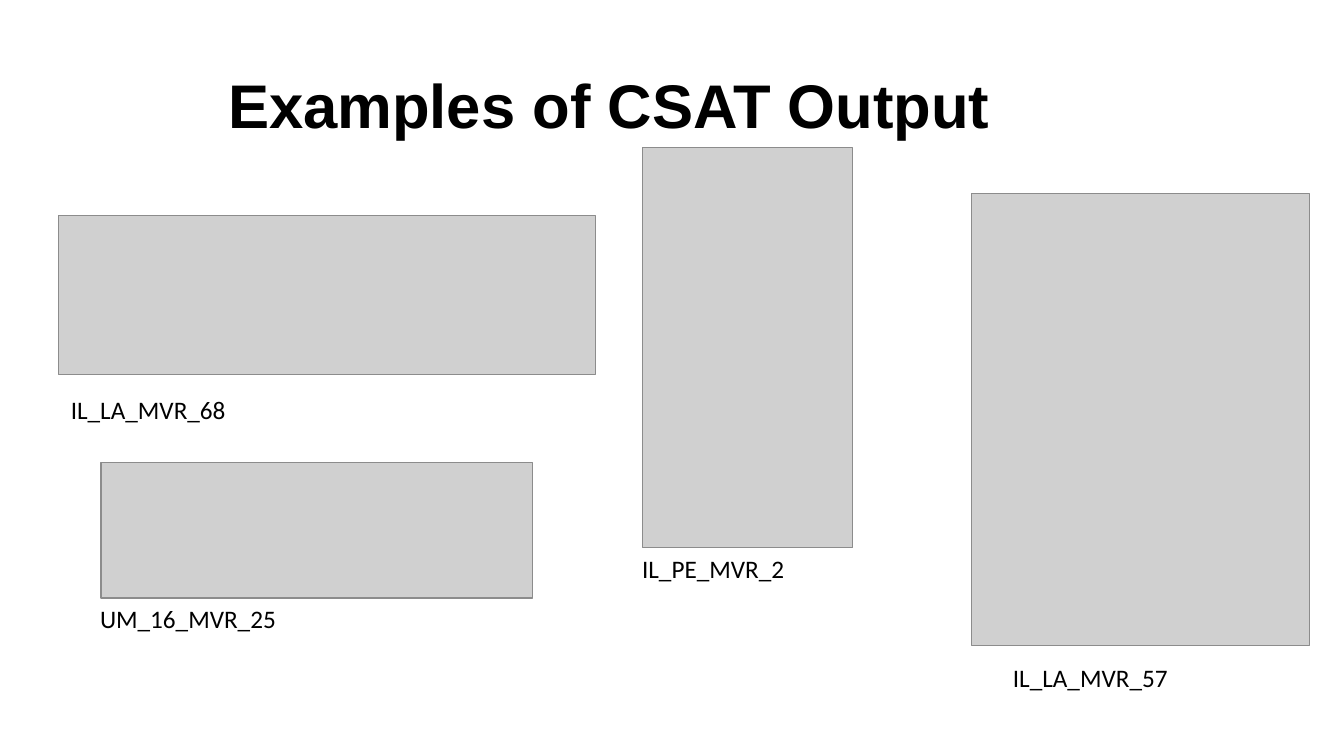
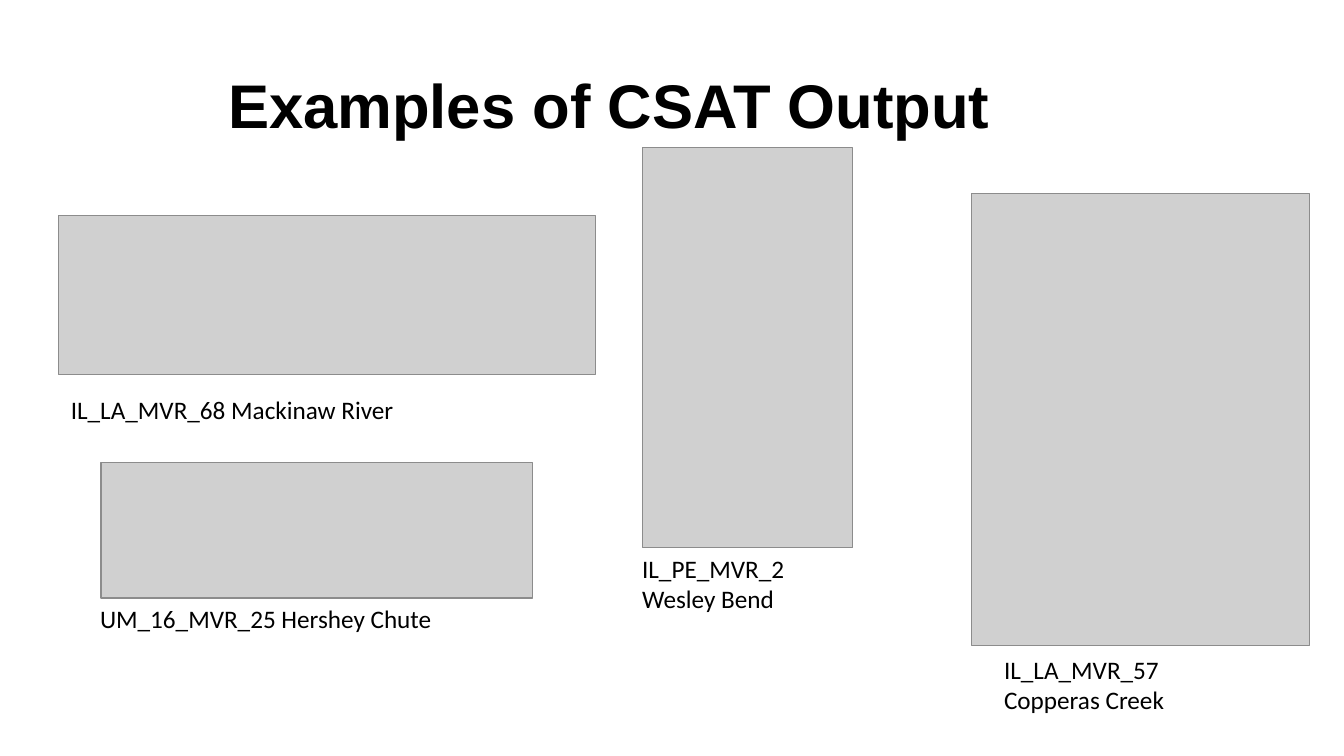
Before and after one commit to bchileen/DRAFT, a slide deck: slide 8 of Capstone/DRAFT_Update_20251017.pptx. Drawn at 1344x756 pixels with LibreOffice and Linux fonts; fonts in the diff are those of the drawing; grey boxes stand for pictures; background and template pictures are left out. Boxes give left, top, right and bottom in pixels: in the first picture for what was removed or moved away, otherwise in the second. Text is boxed around its words. In the diff, an @@ line names an element or a change of style, - is before the commit and + after.

```diff
--- a/Capstone/DRAFT_Update_20251017.pptx
+++ b/Capstone/DRAFT_Update_20251017.pptx
@@ text at box(71, 401, 393, 423): text changed @@
-IL_LA_MVR_68
+IL_LA_MVR_68 Mackinaw River
@@ text at box(642, 561, 784, 612): text changed @@
-IL_PE_MVR_2
+IL_PE_MVR_2 Wesley Bend
@@ text at box(100, 610, 432, 632): text changed @@
-UM_16_MVR_25
+UM_16_MVR_25 Hershey Chute
@@ text at box(1004, 662, 1164, 713): text changed @@
-IL_LA_MVR_57
+IL_LA_MVR_57 Copperas Creek
```
Also in this commit, not shown: 3 other slides changed, 1 slide removed, 2 other files.
